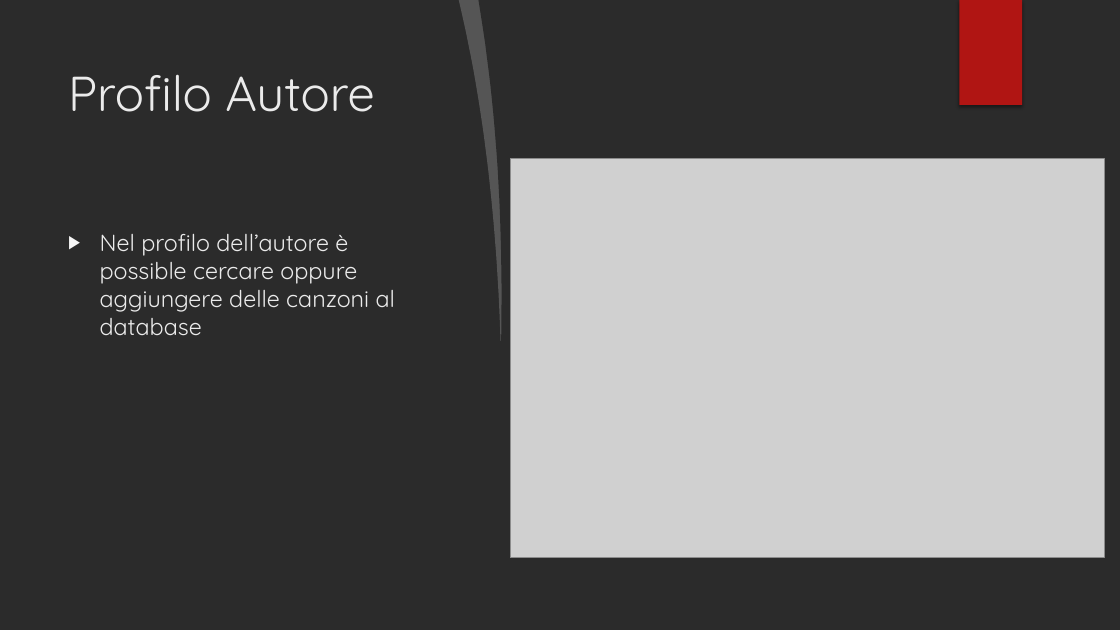
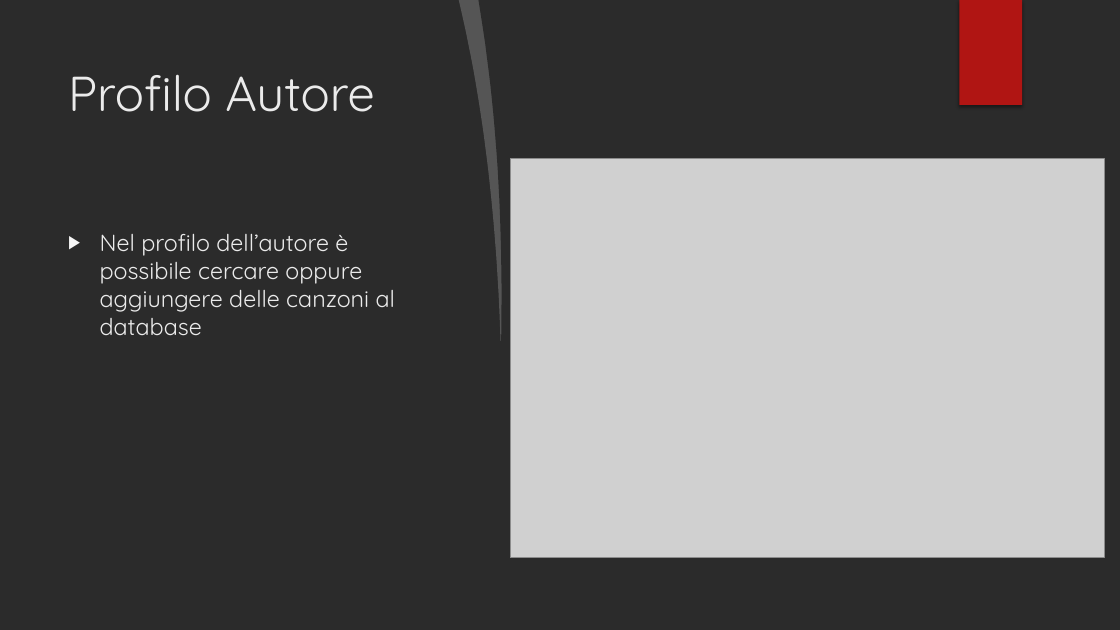
Before and after one commit to TheOfficialDragone/Progetto-Unipr-database, a slide deck: slide 5 of Documentazione/Presentazione progetto.pptx. Drawn at 1120x630 pixels with LibreOffice and Linux fonts; fonts in the diff are those of the drawing; grey boxes stand for pictures; background and template pictures are left out; a plain dark background stands for a picture behind light text. Boxes give left, top, right and bottom in pixels: in the first picture for what was removed or moved away, otherwise in the second. Text is boxed around its words. In the diff, an @@ line names an element or a change of style, - is before the commit and + after.

```diff
--- a/Documentazione/Presentazione progetto.pptx
+++ b/Documentazione/Presentazione progetto.pptx
@@ text at bbox=[100, 234, 395, 335]: text changed @@
-▶ Nel profilo dell’autore è possible cercare oppure aggiungere delle canzoni al database
+▶ Nel profilo dell’autore è possibile cercare oppure aggiungere delle canzoni al database
```
Also in this commit, not shown: 3 other files.
